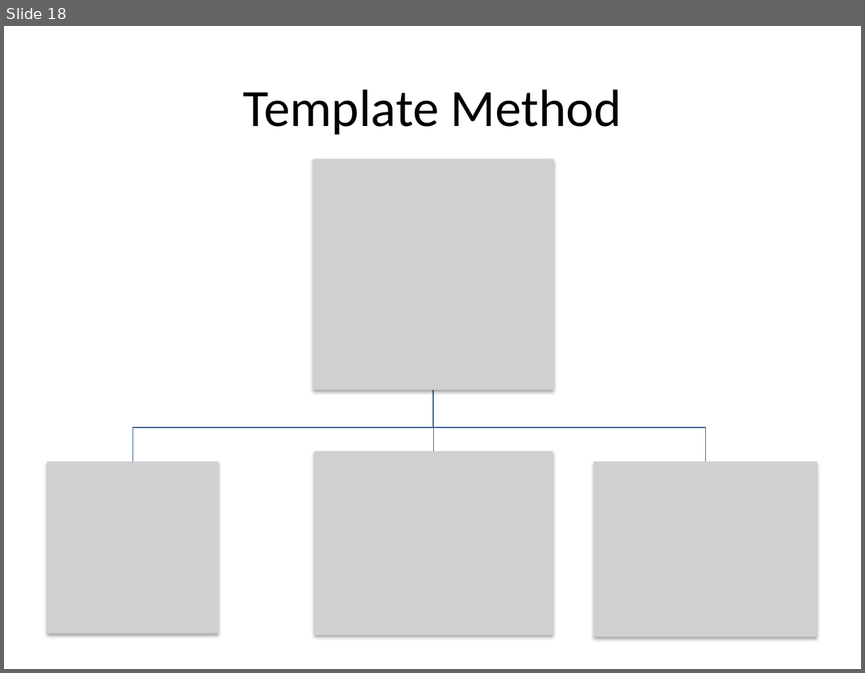
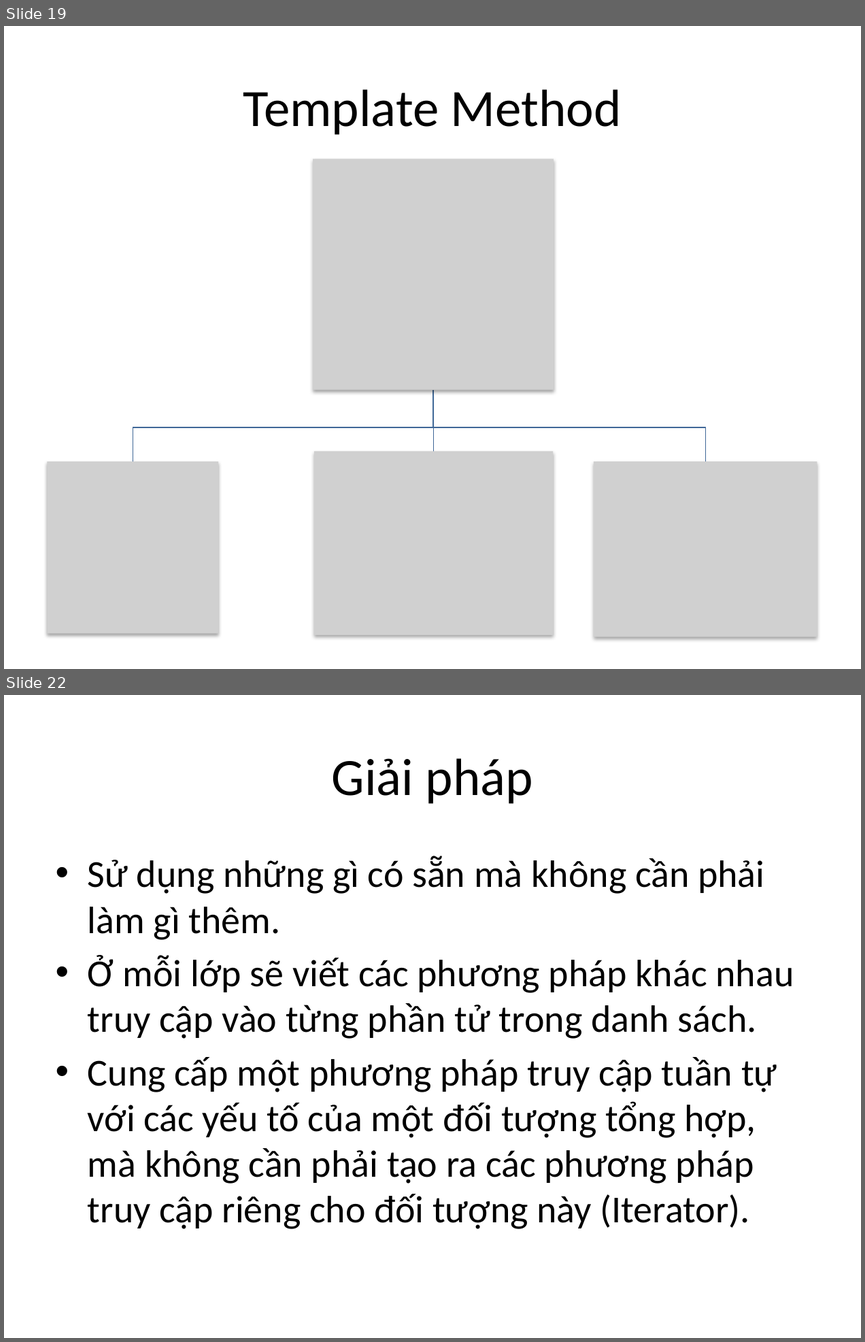
Before and after one commit to taole/slide, a slide deck: designpatter.pptx. Shown one above the other, each under a label of ours: slide 18 before the commit, slides 19 and 22 after it; the slides between them are not shown. The pictures are 865x673 and 865x1342 pixels, drawn with LibreOffice and Linux fonts; fonts in the diff are those of the drawing; grey boxes stand for pictures. Boxes give left, top, right and bottom in pixels: in the first picture for what was removed or moved away, otherwise in the second. Text is boxed around its words. In the diff, an @@ line names an element or a change of style, - is before the commit and + after.

```diff
--- a/designpatter.pptx
+++ b/designpatter.pptx
@@ slide 22 added at [4, 695, 861, 1338], background #FFFFFF @@
@@ title added at [332, 758, 533, 804], 44 pt, text #000000 @@
+Giải pháp
@@ text added at [88, 855, 793, 1229], 32 pt, text #000000 @@
+• Sử dụng những gì có sẵn mà không cần phải làm gì thêm.
+• Ở mỗi lớp sẽ viết các phương pháp khác nhau truy cập vào từng phần tử trong danh sách.
+• Cung cấp một phương pháp truy cập tuần tự với các yếu tố của một đối tượng tổng hợp, mà không cần phải tạo ra các phương pháp truy cập riêng cho đối tượng này (Iterator).
@@ what was slide 18 is now slide 19 @@
```
Also in this commit, not shown: 2 slides changed, 13 other slides added.
